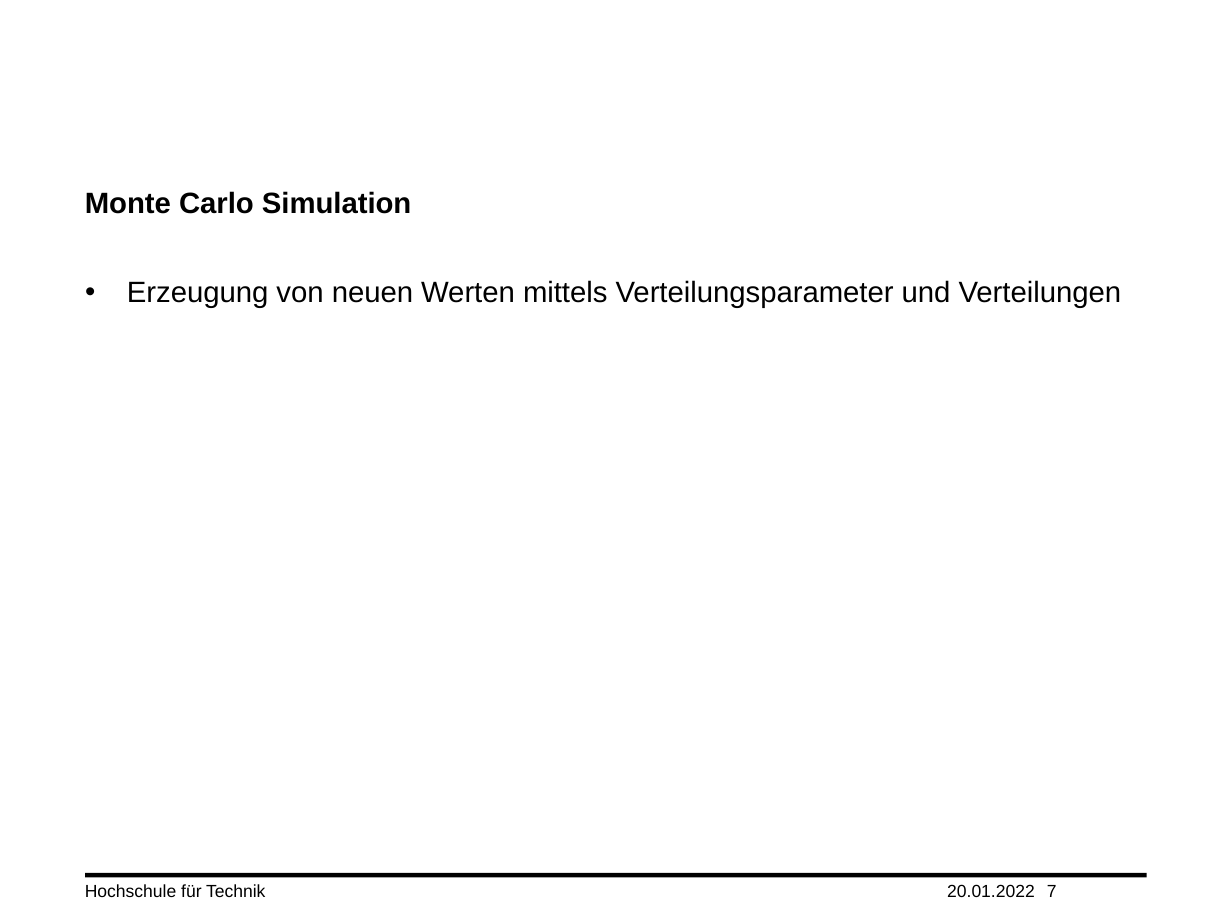
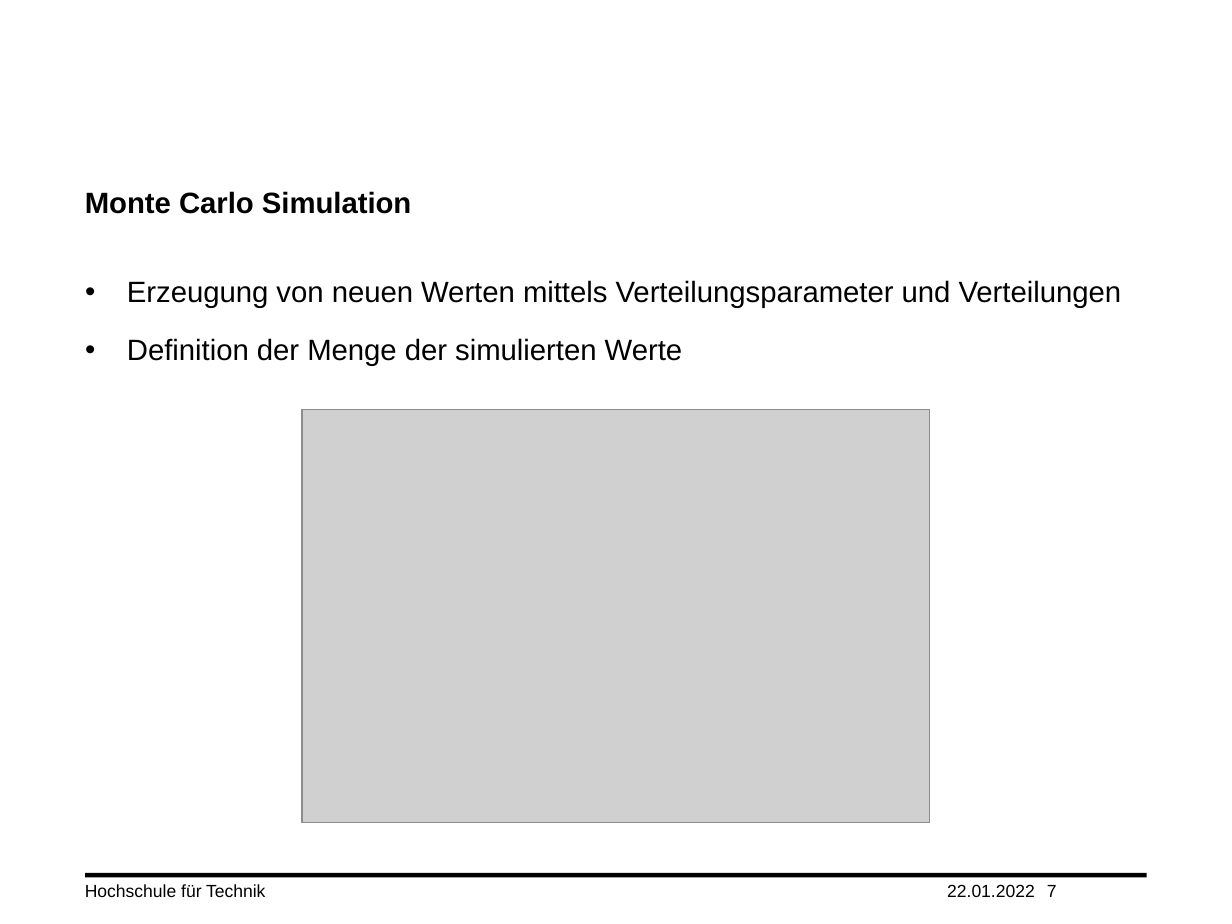
Before and after one commit to tmandelz/Steinschlag-Wahrscheinlichkeit, a slide deck: slide 7 of Präsentation/Vorgehen.pptx. Drawn at 1232x924 pixels with LibreOffice and Linux fonts; fonts in the diff are those of the drawing; grey boxes stand for pictures; background and template pictures are left out. Boxes give left, top, right and bottom in pixels: in the first picture for what was removed or moved away, otherwise in the second. Text is boxed around its words. In the diff, an @@ line names an element or a change of style, - is before the commit and + after.

```diff
--- a/Präsentation/Vorgehen.pptx
+++ b/Präsentation/Vorgehen.pptx
@@ text at [127,338,683,366]: paragraph added @@
+• Definition der Menge der simulierten Werte
@@ picture added at [302,409,928,822] @@
@@ text at [947,884,1035,897]: text changed @@
-20.01.2022
+22.01.2022
```
Also in this commit, not shown: 14 other slides changed.
